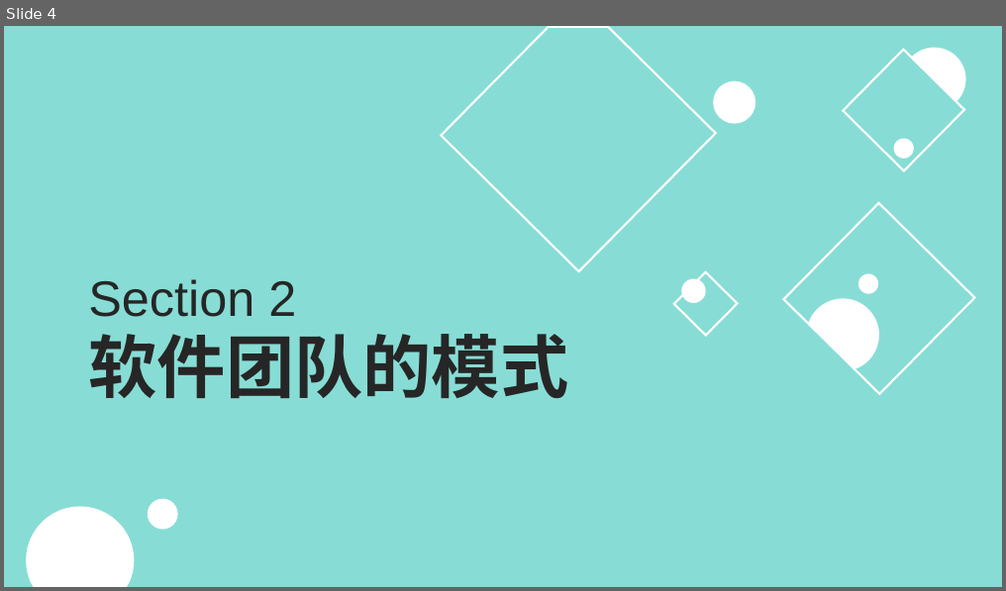
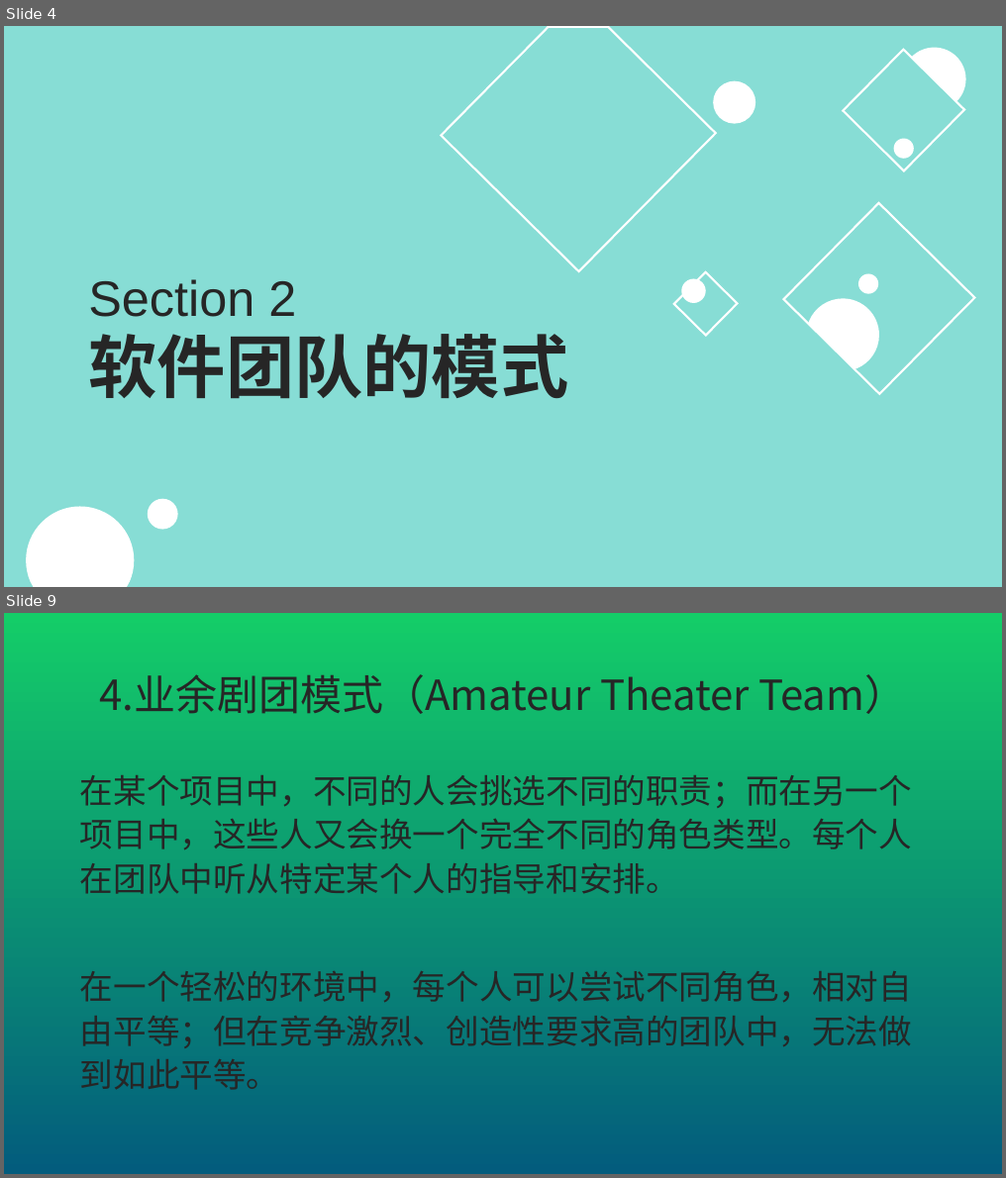
Before and after one commit to JFBabyHorse/learngit-and-BWESE, a slide deck: chapter5 团队和流程.pptx. Shown one above the other, each under a label of ours: slide 4 before the commit, slides 4 and 9 after it; the slides between them are not shown. The pictures are 1006x591 and 1006x1178 pixels, drawn with LibreOffice and Linux fonts; fonts in the diff are those of the drawing. Boxes give left, top, right and bottom in pixels: in the first picture for what was removed or moved away, otherwise in the second. Text is boxed around its words. In the diff, an @@ line names an element or a change of style, - is before the commit and + after.

```diff
--- a/chapter5 团队和流程.pptx
+++ b/chapter5 团队和流程.pptx
@@ slide 9 added at [4, 613, 1002, 1174], background gradient #14CD68 to #035C7D @@
@@ title added at [100, 674, 906, 714], 40 pt, text #262626 @@
+4.业余剧团模式（Amateur Theater Team）
@@ text added at [80, 775, 912, 1090], 32 pt, text #262626 @@
+在某个项目中，不同的人会挑选不同的职责；而在另一个项目中，这些人又会换一个完全不同的角色类型。每个人在团队中听从特定某个人的指导和安排。
+在一个轻松的环境中，每个人可以尝试不同角色，相对自由平等；但在竞争激烈、创造性要求高的团队中，无法做到如此平等。
```
Also in this commit, not shown: 4 slides changed, 19 other slides added, 1 slide removed, 3 other files.
